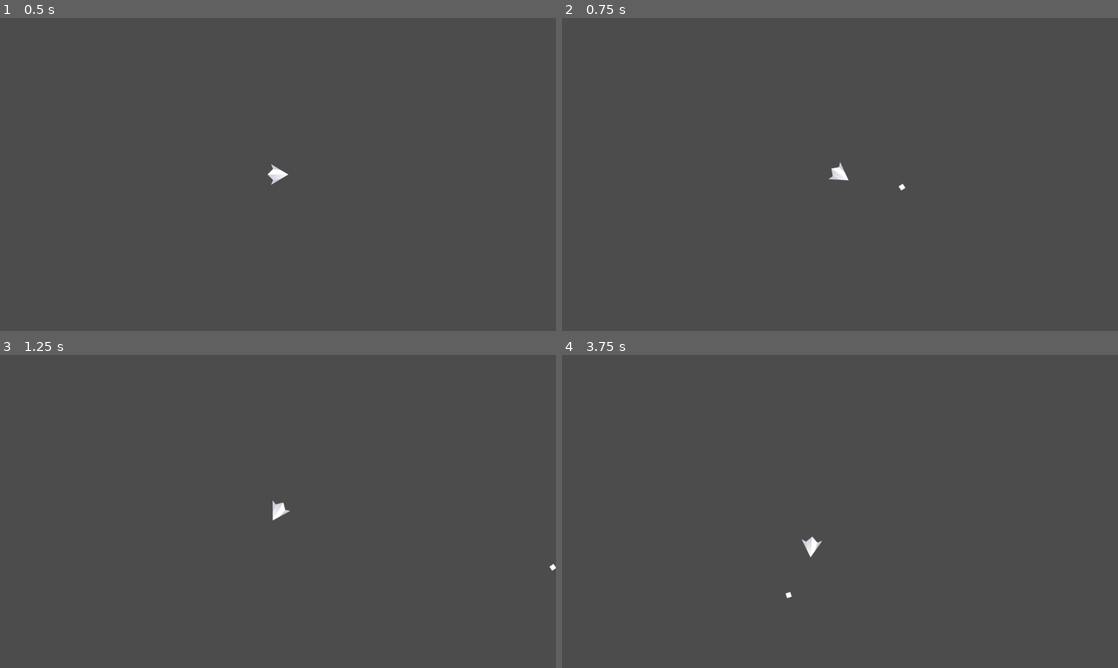
Above: before the commit, frames 1-4 (two rows, left to right).
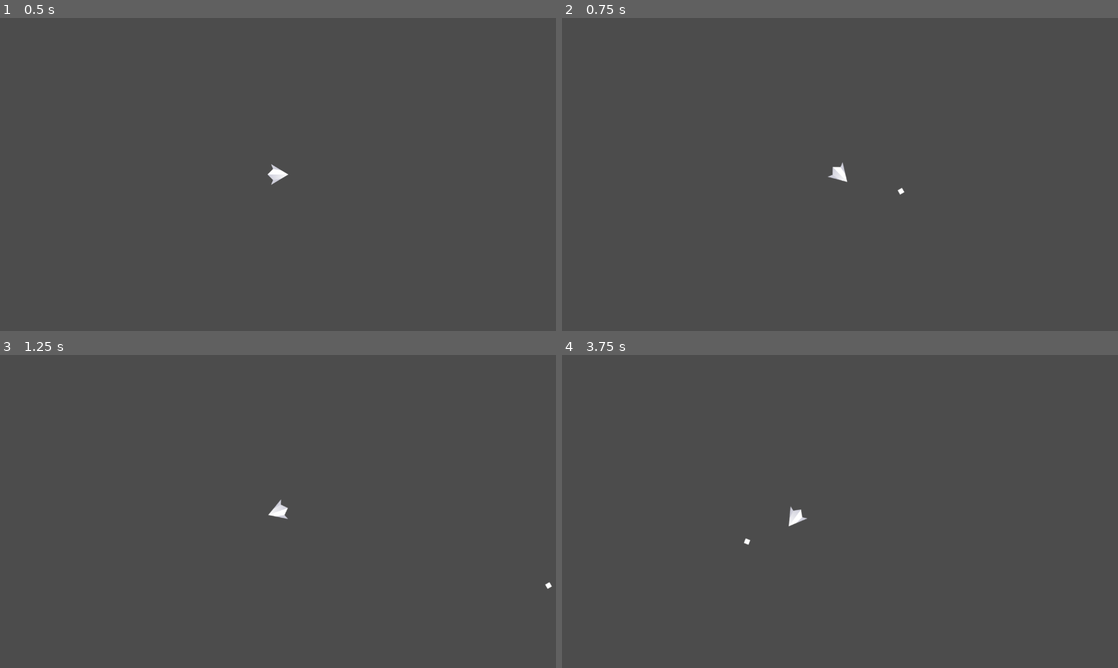
Above: after the commit, the same moments.

Repository: wokeraccoon/godot-asteroids
Game: Godot game, scene res://Main.tscn
The game is run twice, just before and just after one commit, with the same random seed, the same clock (stepped at 60 frames per second) and the same inputs.
Inputs:
- Up to frame 1 (0.5 s): no input
- Up to frame 2 (0.75 s): tap Enter at 0.5 s; hold D (right) from 0.53 s (still down); tap Space (shoot) at 0.6 s
- Up to frame 3 (1.25 s): keep holding D (right)
- Up to frame 4 (3.75 s): release D (right) at 1.28 s; hold A (left) 1.28-2.03 s; tap Space (shoot) every 0.75 s from 1.35 to 3.6 s; hold D (right) 2.03-2.78 s; hold W (accelerate) 2.78-3.53 s; hold A (left) from 3.53 s (still down)

Frame 1 is identical in both runs. In frame 2, less than 0.1% of the frame differs, in the area x 47-62%, y 46-57%; in frame 3, 0.1%; in frame 4, 0.3%, in the area x 32-47%, y 48-78%.

Commit message:
kept working on asteroids

Diff:
--- a/Asteroid.gd
+++ b/Asteroid.gd
@@ -3,18 +3,18 @@
 var random_rotation_speed
 var speed
 var screen_size
+var random_scale
 
 var random = RandomNumberGenerator.new()
 
 func _ready():
-	randomize()
-
 	screen_size = get_viewport_rect().size
 	random_rotation_speed = rand_range(-1,1)*5
 	rotation_degrees = rand_range(0,359)
-	speed = rand_range(2,4) * 100
+	speed = rand_range(1,2) * 50
 
-	position = Vector2(screen_size.x/2,screen_size.y/2)
+	random_scale =  rand_range(1.5,2)
+	scale = Vector2(random_scale,random_scale)
 
 func _process(delta):
 	$Sprite.rotation += random_rotation_speed * delta
@@ -31,3 +31,7 @@
 		position.y = 0
 	if position.y <= -10:
 		position.y = screen_size.y
+
+
+func _on_Asteroid_area_entered(area):
+	queue_free()
--- a/Asteroid.tscn
+++ b/Asteroid.tscn
@@ -1,12 +1,13 @@
 [gd_scene load_steps=4 format=2]
 
 [ext_resource path="res://Asteroid.gd" type="Script" id=1]
-[ext_resource path="res://Assets/meteor_squareDetailedLarge.png" type="Texture" id=2]
+[ext_resource path="res://Assets/meteor_detailedLarge.png" type="Texture" id=2]
 
 [sub_resource type="CircleShape2D" id=1]
 radius = 27.1851
 
 [node name="Asteroid" type="Area2D"]
+collision_layer = 0
 script = ExtResource( 1 )
 __meta__ = {
 "_edit_group_": true
@@ -18,3 +19,5 @@
 
 [node name="CollisionShape2D" type="CollisionShape2D" parent="."]
 shape = SubResource( 1 )
+
+[connection signal="area_entered" from="." to="." method="_on_Asteroid_area_entered"]
--- a/Main.gd
+++ b/Main.gd
@@ -1,4 +1,20 @@
-extends Node
+extends Node2D
+
+export (PackedScene) var asteroid
+
+var random = RandomNumberGenerator.new()
+var screen_size
+
 
 func _ready():
-	pass
+	screen_size = get_viewport_rect().size
+	randomize()
+
+func generate_asteroid():
+	var ast = asteroid.instance()
+	add_child(ast)
+	ast.position =  Vector2(random.randf_range(0,screen_size.x), random.randf_range(0,screen_size.y))
+
+
+func _on_Timer_timeout():
+	generate_asteroid()
--- a/Main.tscn
+++ b/Main.tscn
@@ -1,9 +1,17 @@
-[gd_scene load_steps=3 format=2]
+[gd_scene load_steps=4 format=2]
 
 [ext_resource path="res://PlayerShip.tscn" type="PackedScene" id=1]
 [ext_resource path="res://Main.gd" type="Script" id=2]
+[ext_resource path="res://Asteroid.tscn" type="PackedScene" id=3]
 
-[node name="Main" type="Node"]
+[node name="Main" type="Node2D"]
 script = ExtResource( 2 )
+asteroid = ExtResource( 3 )
 
 [node name="PlayerShip" parent="." instance=ExtResource( 1 )]
+
+[node name="Timer" type="Timer" parent="."]
+wait_time = 5.0
+autostart = true
+
+[connection signal="timeout" from="Timer" to="." method="_on_Timer_timeout"]
--- a/PlayerShip.gd
+++ b/PlayerShip.gd
@@ -1,8 +1,8 @@
 extends KinematicBody2D
 
-export var speed = 10 #player speed
-export var max_speed = 150 #max player speed
-export var rotation_speed = 3 #speed that the player can rotate in degrees (i think?)
+export var speed = 50 #player speed
+export var max_speed = 100 #max player speed
+export var rotation_speed = 4 #speed that the player can rotate in degrees (i think?)
 
 export (PackedScene) var Bullet #saves bullet scene for later instancing it
 
Empty file added: randomize.gd
